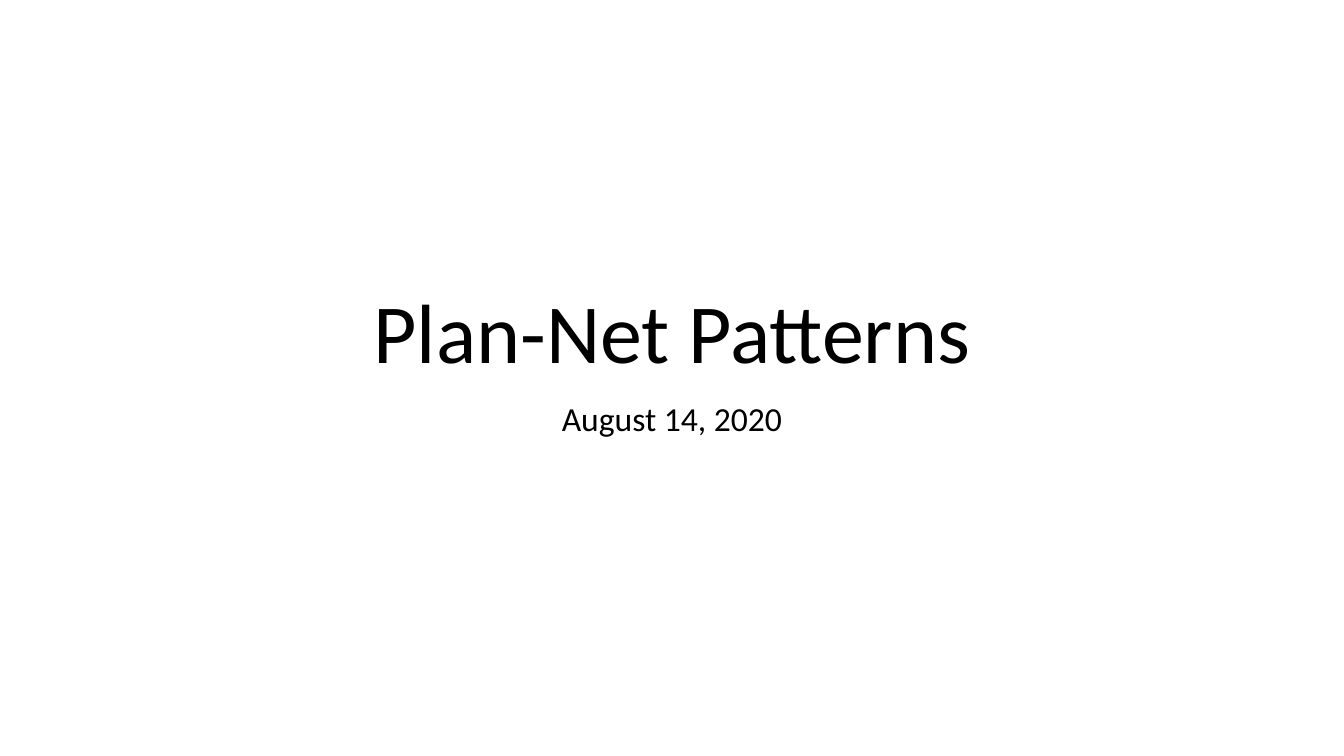
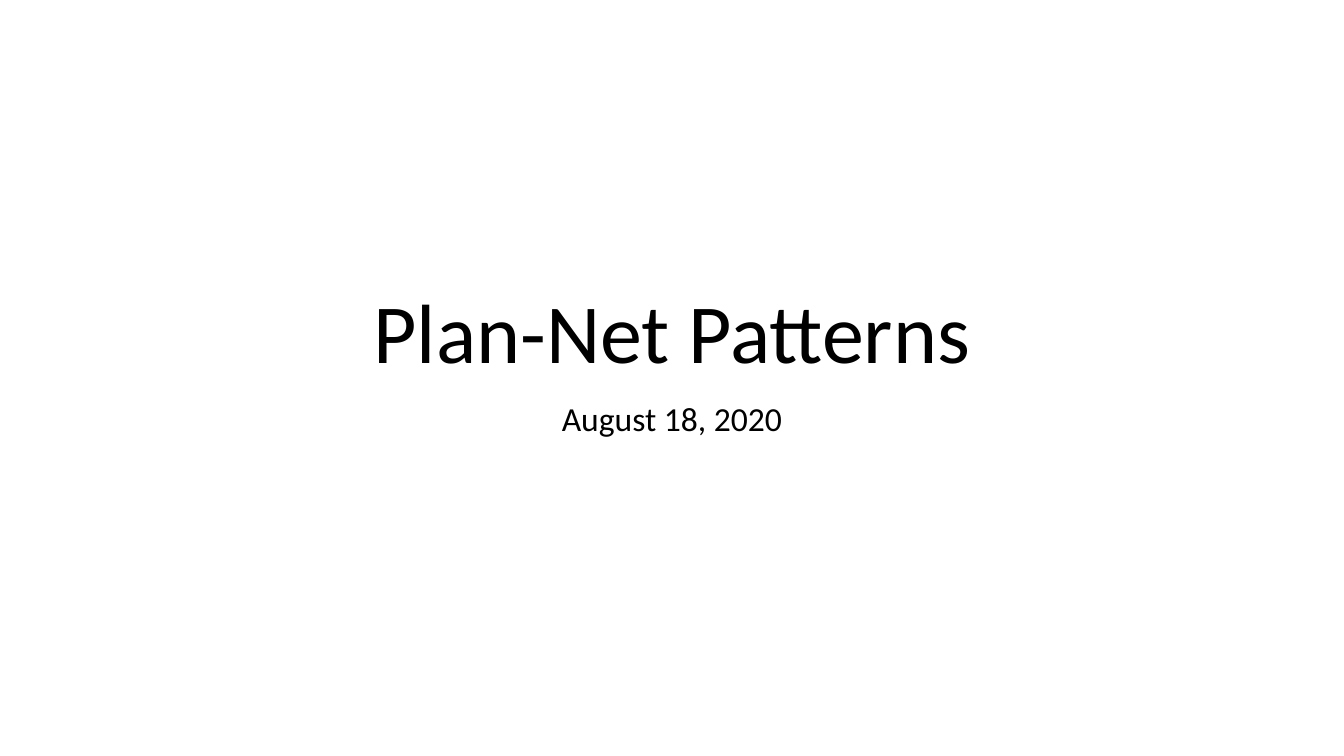
Before and after one commit to HL7/davinci-pdex-plan-net, a slide deck: slide 1 of fsh/ig-data/input/images/patterns.pptx. Drawn at 1344x756 pixels with LibreOffice and Linux fonts; fonts in the diff are those of the drawing. Boxes give left, top, right and bottom in pixels: in the first picture for what was removed or moved away, otherwise in the second. Text is boxed around its words. In the diff, an @@ line names an element or a change of style, - is before the commit and + after.

Commit message:
tweaked patterns and changed SHOULD to SHALL for includes in capability statement

```diff
--- a/fsh/ig-data/input/images/patterns.pptx
+++ b/fsh/ig-data/input/images/patterns.pptx
@@ subtitle at (562,408,782,437): text changed @@
-August 14, 2020
+August 18, 2020
```
Also in this commit, not shown: 3 other slides changed, 3 other files.
